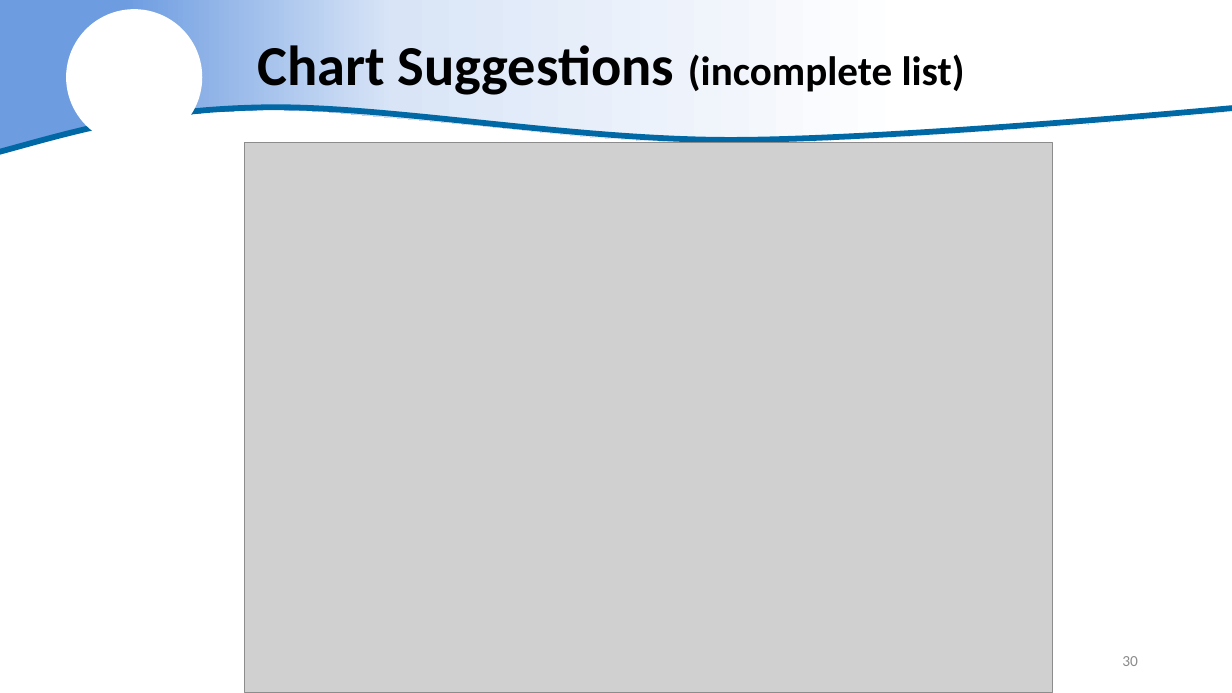
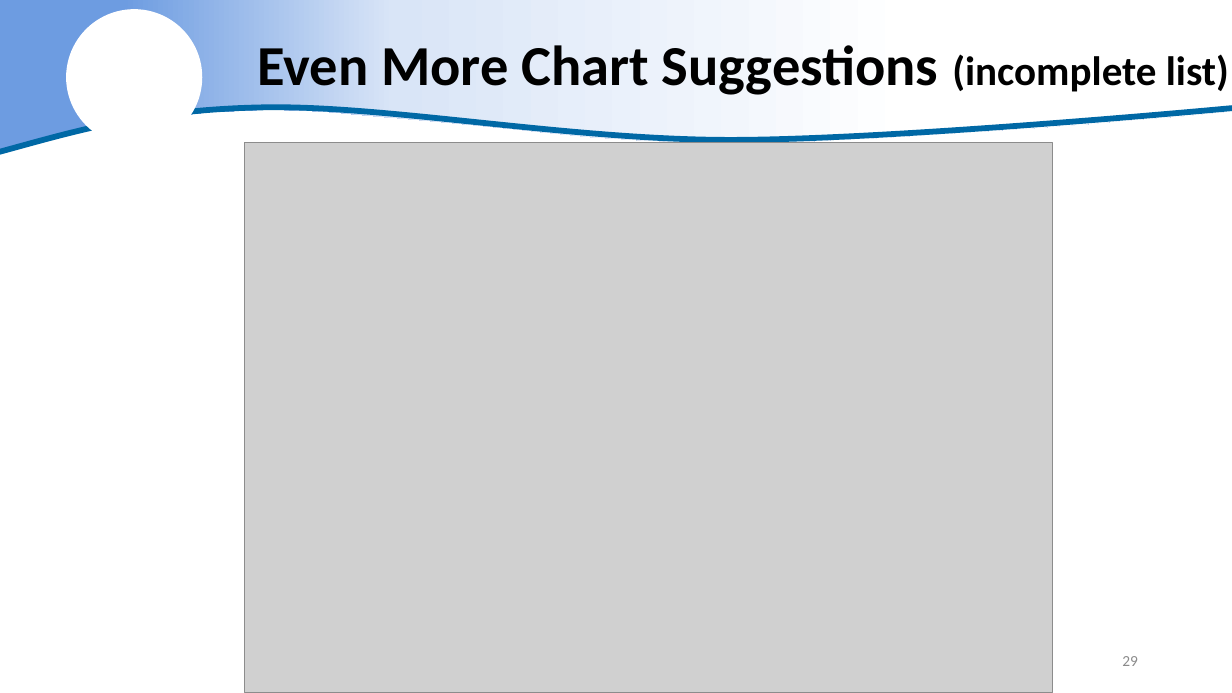
Before and after one commit to justinpriest/ADFG_R_Intro_Workshop, a slide deck: slide 29 of presentations/7 - Amazing Charts & How to Make Them.pptx (slide 30 before the commit). Drawn at 1232x693 pixels with LibreOffice and Linux fonts; fonts in the diff are those of the drawing; grey boxes stand for pictures; background and template pictures are left out. Boxes give left, top, right and bottom in pixels: in the first picture for what was removed or moved away, otherwise in the second. Text is boxed around its words. In the diff, an @@ line names an element or a change of style, - is before the commit and + after.

```diff
--- a/presentations/7 - Amazing Charts & How to Make Them.pptx
+++ b/presentations/7 - Amazing Charts & How to Make Them.pptx
@@ title at box(257, 45, 1229, 95): text changed @@
-Chart Suggestions (incomplete list)
+Even More Chart Suggestions (incomplete list)
@@ page number at box(1122, 656, 1138, 666): text changed @@
-30
+29
```
Also in this commit, not shown: 11 other slides changed, 1 slide added, 3 slides removed, 1 other file.
